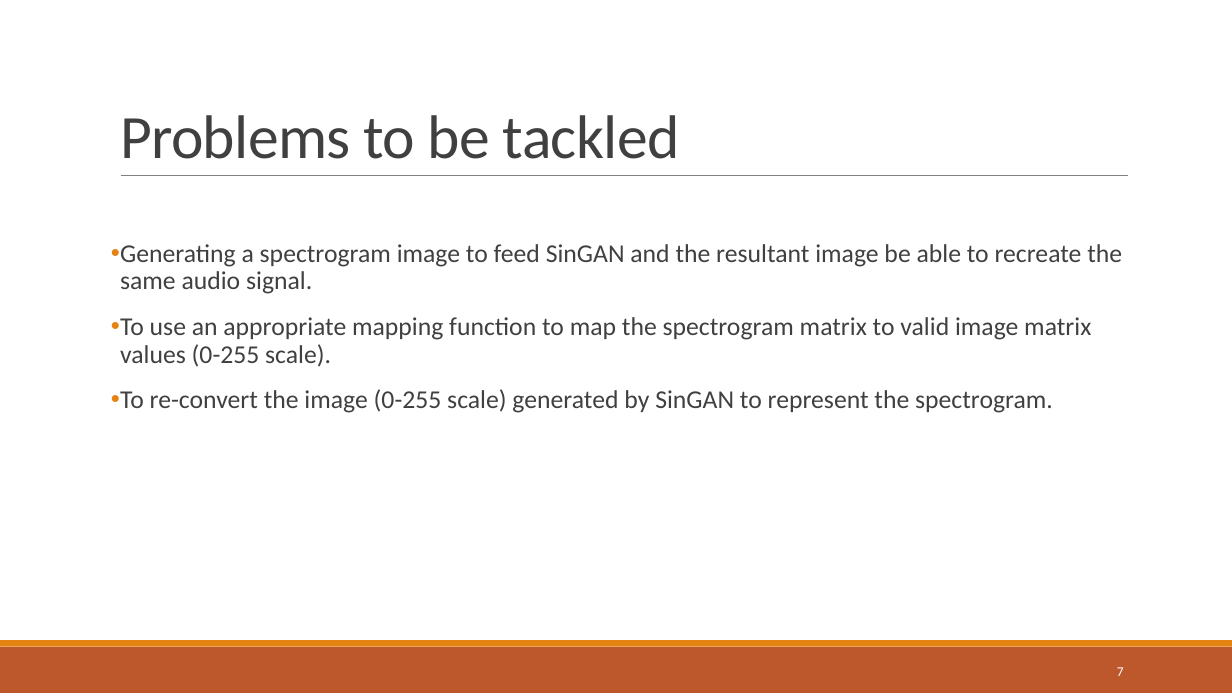
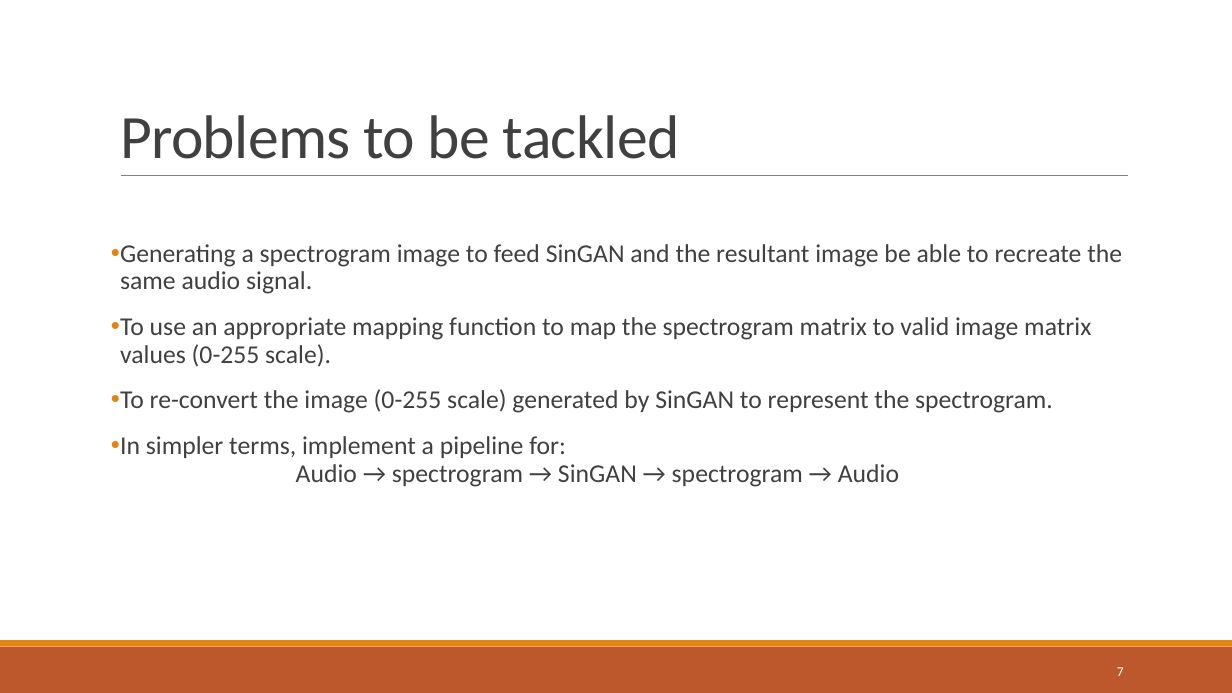
Before and after one commit to shashankshirol/GeneratingNoisySpeechData, a slide deck: slide 7 of PPTs/Shashank/Week - 1.pptx. Drawn at 1232x693 pixels with LibreOffice and Linux fonts; fonts in the diff are those of the drawing. Boxes give left, top, right and bottom in pixels: in the first picture for what was removed or moved away, otherwise in the second. Text is boxed around its words. In the diff, an @@ line names an element or a change of style, - is before the commit and + after.

```diff
--- a/PPTs/Shashank/Week - 1.pptx
+++ b/PPTs/Shashank/Week - 1.pptx
@@ text at bbox=[120, 436, 899, 487]: paragraph added @@
+• In simpler terms, implement a pipeline for:
+  Audio → spectrogram → SinGAN → spectrogram → Audio
```
Also in this commit, not shown: 3 other slides changed, 1 slide added.
